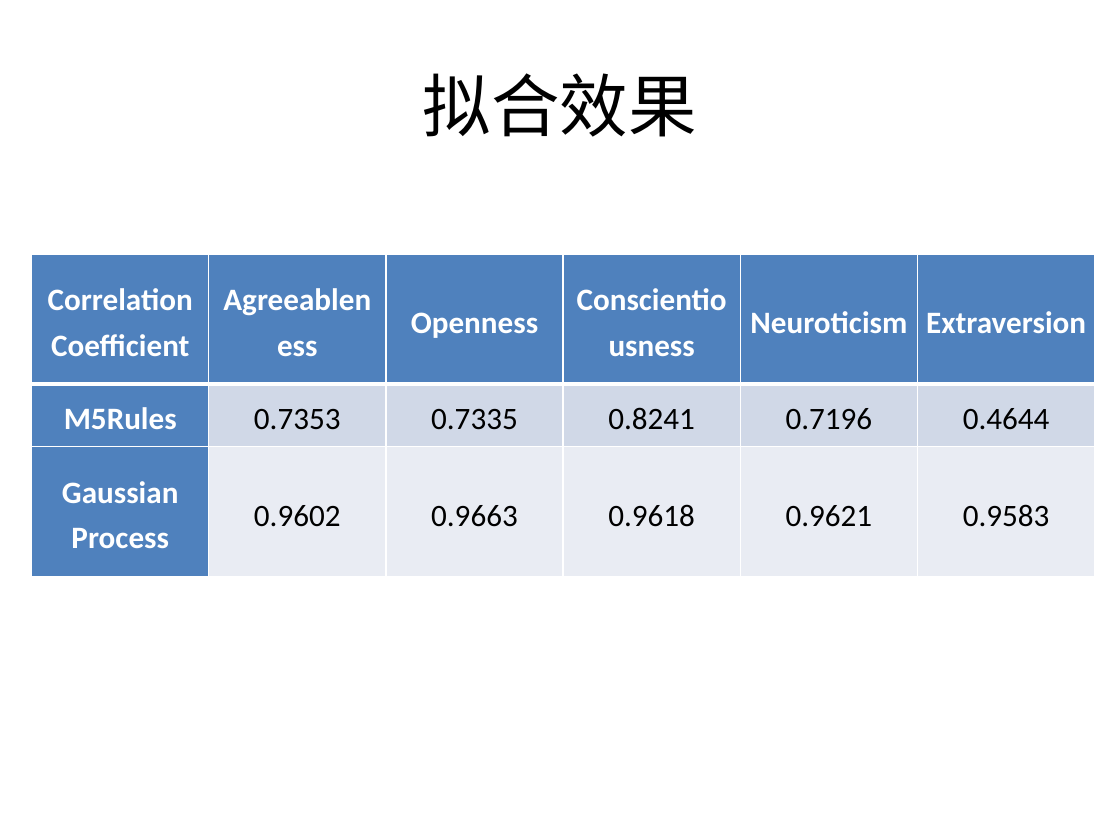
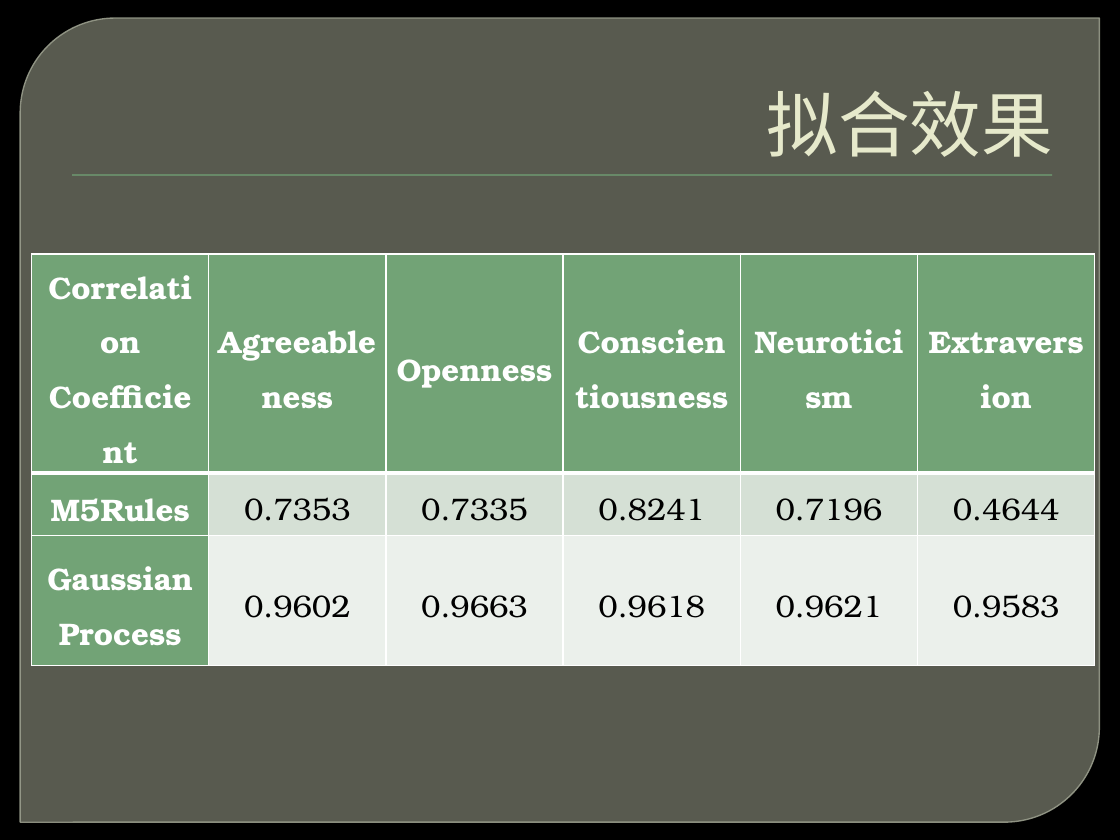
Before and after one commit to east-before-dawn/srt, a slide deck: slide 14 of slides.pptx (slide 12 before the commit). Drawn at 1120x840 pixels with LibreOffice and Linux fonts; fonts in the diff are those of the drawing; background and template pictures are left out. Boxes give left, top, right and bottom in pixels: in the first picture for what was removed or moved away, otherwise in the second. Text is boxed around its words. In the diff, an @@ line names an element or a change of style, - is before the commit and + after.

```diff
--- a/slides.pptx
+++ b/slides.pptx
@@ background #FFFFFF to picture (left out) @@
@@ round diag rect added at [20,18,1100,822], fill #888B7B at 65% opacity, outline #9DA090 0.87 pt @@
@@ title "拟合效果" at [767,91,1053,157]: size 44 to 46 pt, font Calibri to TeX Gyre Bonum, text colour #000000 to #E7EACB; alignment centre to right; indent changed; vertical alignment middle to bottom @@
@@ rectangle added at [72,175,1052,176], fill #72A376 @@
@@ table at [31,254,1093,649] @@
@@ fill #4F81BD to #72A376 in 8 cells @@
@@ fill #D0D8E8 to #D5E0D6 in 5 cells @@
@@ fill #E9EDF4 to #EBF0EC in 5 cells @@
@@ font Calibri to TeX Gyre Bonum @@
```
Also in this commit, not shown: 12 other slides changed, 5 slides added, 2 other files.
